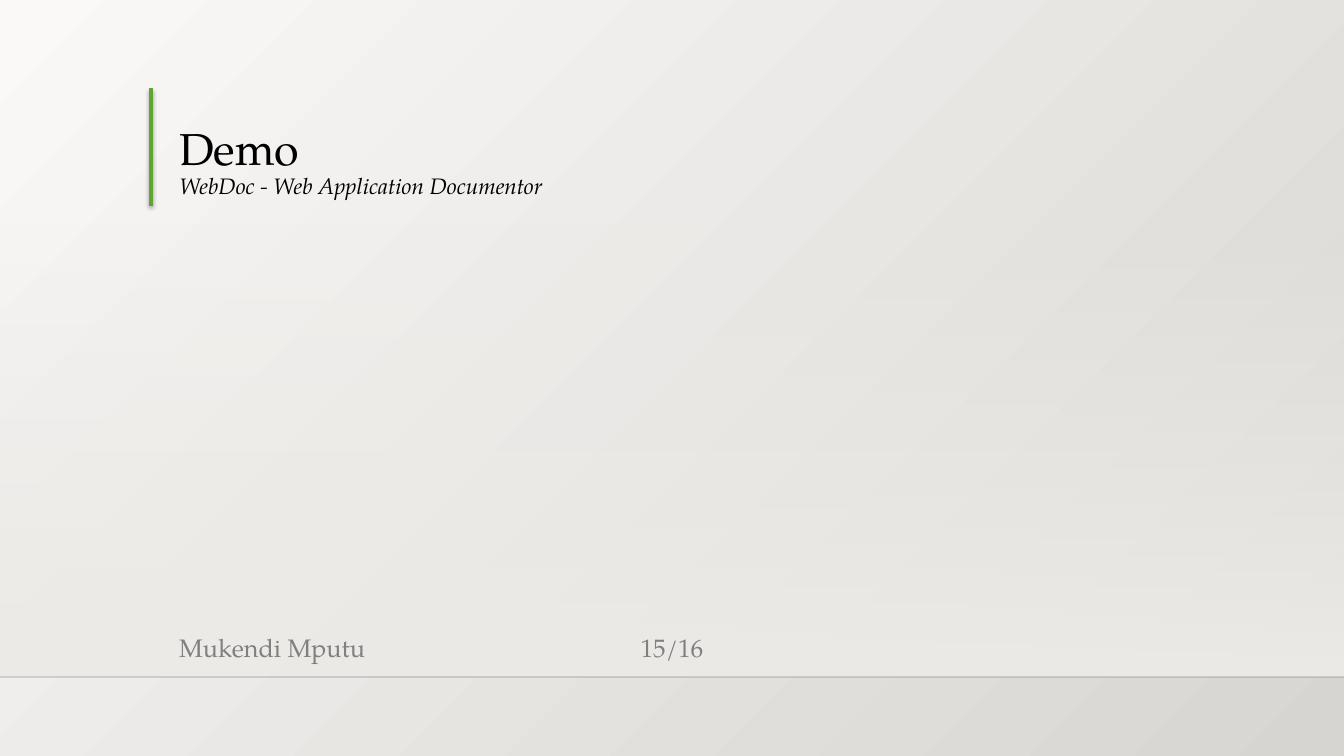
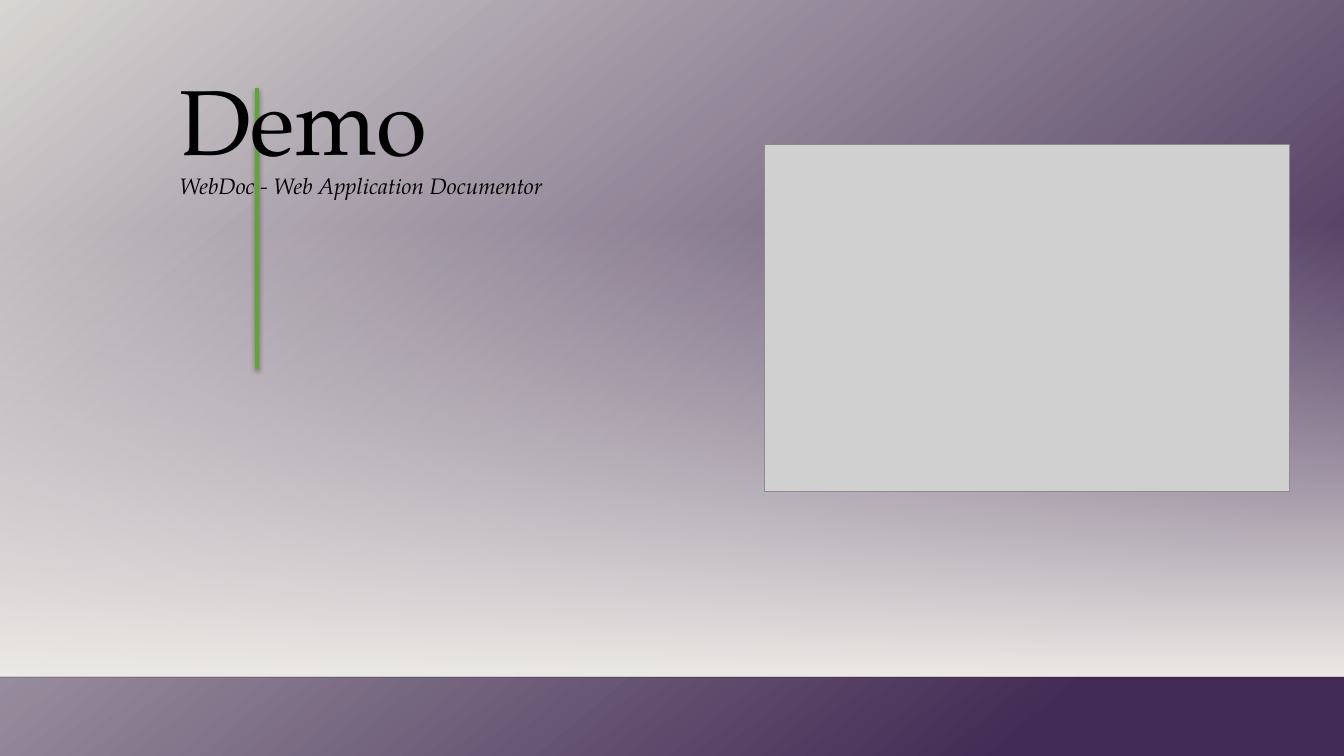
Before and after one commit to MukendiMputu/BachelorThesis, a slide deck: slide 15 of Abschlussvortrag.pptx. Drawn at 1344x756 pixels with LibreOffice and Linux fonts; fonts in the diff are those of the drawing; grey boxes stand for pictures; background and template pictures are left out. Boxes give left, top, right and bottom in pixels: in the first picture for what was removed or moved away, otherwise in the second. Text is boxed around its words. In the diff, an @@ line names an element or a change of style, - is before the commit and + after.

```diff
--- a/Abschlussvortrag.pptx
+++ b/Abschlussvortrag.pptx
@@ background gradient #FAFAF9 to #D7D5D2 to gradient #D7D5D2 to #422B54 @@
@@ line removed from (151, 88) to (151, 206) @@
@@ title "Demo WebDoc - Web Application ...": place and size @@
-title "Demo WebDoc - Web Application ..." at [179, 134, 543, 200]
+title "Demo WebDoc - Web Application ..." at [179, 88, 543, 200]
@@ title "Demo WebDoc - Web Application ..." at [179, 88, 543, 200]: size 32 to 66 pt in "Demo" @@
@@ line added from (257, 88) to (257, 369), #5FA534 3 pt @@
@@ picture added at [764, 145, 1290, 492] @@
@@ text removed at [179, 639, 366, 664] @@
-Mukendi Mputu
@@ page number removed at [641, 639, 704, 661] @@
-15/16
```
Also in this commit, not shown: 7 other slides changed, 2 slides added, 1 slide removed.
